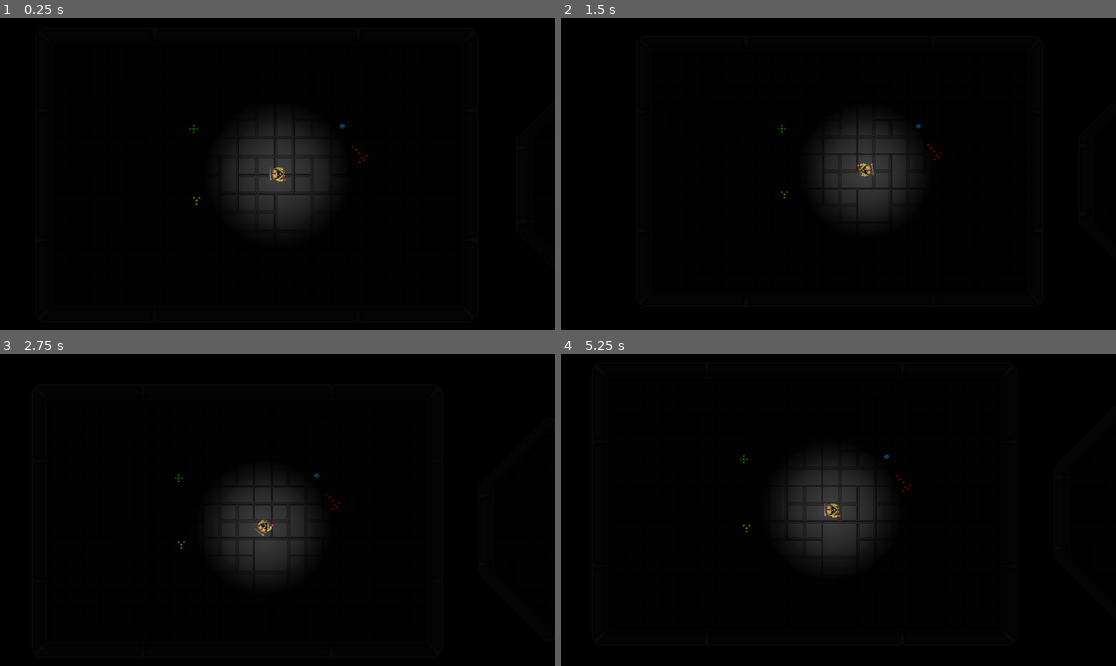
Above: before the commit, frames 1-4 (two rows, left to right).
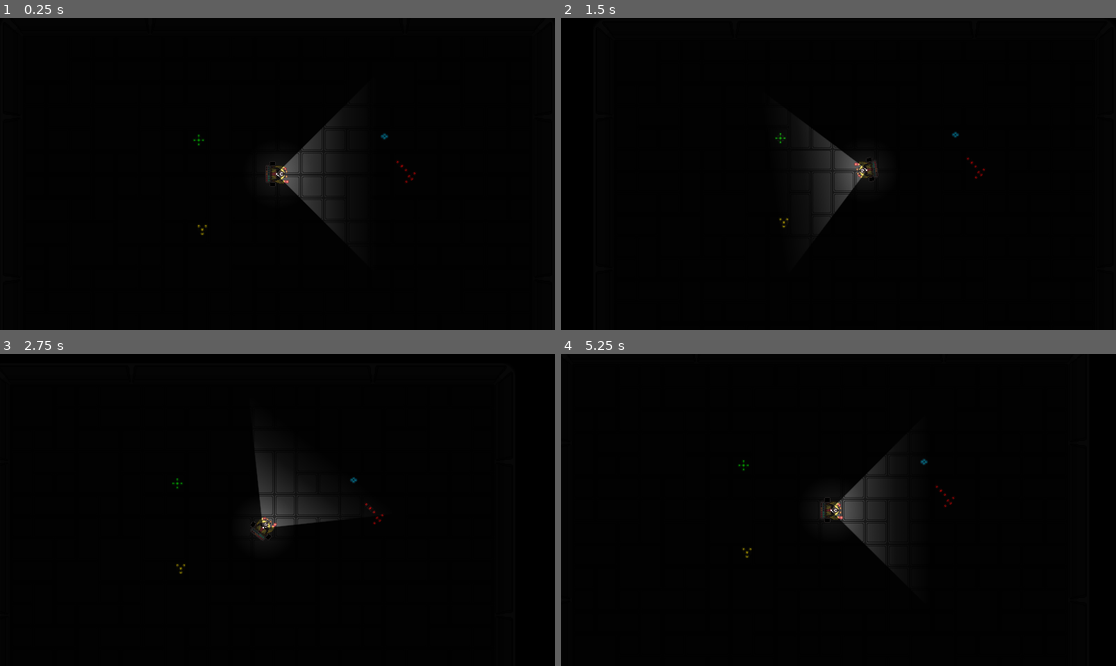
Above: after the commit, the same moments.

Repository: ocarina0001/gameoff-2024
Game: Godot game, scene res://Scenes/Worlds/prototype_world.tscn
The game is run twice, just before and just after one commit, with the same random seed, the same clock (stepped at 60 frames per second) and the same inputs.
Inputs (mouse positions are in pixels of both pictures, inside the frame that each line leads up to):
- Up to frame 1 (0.25 s): no input
- Up to frame 2 (1.5 s): move the mouse to (960, 158) at 0.52 s; tap A (a) at 0.6 s; tap D (d) at 0.8, 1.35 s; tap Enter at 1.25 s; move the mouse to (727, 189) at 1.27 s
- Up to frame 3 (2.75 s): tap S (s) at 1.55, 2.1 s; tap Space at 2 s; move the mouse to (333, 441) at 2.02 s; tap W (w) at 2.3 s
- Up to frame 4 (5.25 s): tap Enter at 2.75, 4.25 s; move the mouse to (810, 572) at 2.77 s; tap W (w) at 2.85 s; tap A (a) at 3.05, 3.6 s; tap Space at 3.5, 5 s; move the mouse to (1005, 556) at 3.52 s; tap D (d) at 3.8, 4.35 s; move the mouse to (672, 463) at 4.27 s; tap S (s) at 4.55 s; move the mouse to (866, 510) at 5.02 s; hold Mouse wheel down (mouse_down) from 5.03 s (still down)

The runs differ from the first frame. In frame 1, 3.2% of the frame differs, in the area x 34-75%, y 32-70%; in frame 2, 2.8%; in frame 3, 2.8%; in frame 4, 3.0%.

Commit message:
better player lighting

Diff:
--- a/Scenes/Camera/camera_V2.gd
+++ b/Scenes/Camera/camera_V2.gd
@@ -7,7 +7,7 @@
 ## The scale at which the camera leans.
 @export var scale_lean : float = 0.1
 ## The max zoom level
-@export var max_zoom : float = 2
+@export var max_zoom : float = 2.5
 ## The minimum zoom level
 @export var min_zoom : float = 1
 ## The zoom factor to control how much zoom changes based on mouse distance
--- a/Scenes/Player/player.gd
+++ b/Scenes/Player/player.gd
@@ -2,43 +2,46 @@
 
 ## The speed of the player.
 @export var speed := 500
-## The sprite of the player.
-@export var animated_sprite : AnimatedSprite2D
 var last_direction : String
 var can_move : bool = true
+var is_moving: bool = false
 
 func get_input():
 	var input_dir := Input.get_vector("a", "d", "w", "s")
 	velocity = input_dir * speed
+	if velocity.length() != 0:
+		is_moving = true
+	else:
+		is_moving = false
 
 	# Animation handler using match
-	match input_dir:
-		Vector2(0, -1): # Up / North
-			animated_sprite.play("walk_north")
-			last_direction = "north"
-		Vector2(0, 1): # Down / South
-			animated_sprite.play("walk_south")
-			last_direction = "south"
-		Vector2(-1, 0): # Left / West
-			animated_sprite.play("walk_east")
-			last_direction = "east"
-			animated_sprite.flip_h = true
-		Vector2(1, 0): # Right / East
-			animated_sprite.play("walk_east")
-			last_direction = "west"
-			animated_sprite.flip_h = false
-		Vector2(0, 0): # Still
-			match last_direction:
-				"north":
-					animated_sprite.play("still_north")
-				"south":
-					animated_sprite.play("still_south")
-				"east":
-					animated_sprite.play("still_east")
-					animated_sprite.flip_h = true
-				"west":
-					animated_sprite.play("still_east")
-					animated_sprite.flip_h = false
+	#match input_dir:
+		#Vector2(0, -1): # Up / North
+			#animated_sprite.play("walk_north")
+			#last_direction = "north"
+		#Vector2(0, 1): # Down / South
+			#animated_sprite.play("walk_south")
+			#last_direction = "south"
+		#Vector2(-1, 0): # Left / West
+			#animated_sprite.play("walk_east")
+			#last_direction = "east"
+			#animated_sprite.flip_h = true
+		#Vector2(1, 0): # Right / East
+			#animated_sprite.play("walk_east")
+			#last_direction = "west"
+			#animated_sprite.flip_h = false
+		#Vector2(0, 0): # Still
+			#match last_direction:
+				#"north":
+					#animated_sprite.play("still_north")
+				#"south":
+					#animated_sprite.play("still_south")
+				#"east":
+					#animated_sprite.play("still_east")
+					#animated_sprite.flip_h = true
+				#"west":
+					#animated_sprite.play("still_east")
+					#animated_sprite.flip_h = false
 
 func _physics_process(delta):
 	if can_move == true:
@@ -48,3 +51,7 @@
 func _process(delta: float) -> void:
 	var direction = get_global_mouse_position() - global_position
 	rotation = direction.angle()
+	if is_moving == true:
+		$Legs.play("moving")
+	else:
+		$Legs.stop()
--- a/Scenes/Player/player.tscn
+++ b/Scenes/Player/player.tscn
@@ -1,36 +1,83 @@
-[gd_scene load_steps=8 format=3 uid="uid://c0j1yllh8jusm"]
+[gd_scene load_steps=14 format=3 uid="uid://dsda7xt2sxfhk"]
 
 [ext_resource type="Script" path="res://Scenes/Player/player.gd" id="1_vy3t3"]
-[ext_resource type="Texture2D" uid="uid://xbodxmy1rlho" path="res://Sprites/player_prototype.png" id="2_8al5j"]
+[ext_resource type="Texture2D" uid="uid://d3sfit15hooeu" path="res://Sprites/legs_sheet.png" id="2_haysr"]
+[ext_resource type="Texture2D" uid="uid://dnep3eo5xq225" path="res://Sprites/body_sheet.png" id="3_7vjk8"]
 [ext_resource type="PackedScene" uid="uid://d1l7gcr2rk64t" path="res://Scenes/Camera/camera.tscn" id="3_anql0"]
+[ext_resource type="Texture2D" uid="uid://beyrar1u2sjvw" path="res://Sprites/heads.png" id="4_ebg8i"]
 
-[sub_resource type="SpriteFrames" id="SpriteFrames_j7qb6"]
+[sub_resource type="AtlasTexture" id="AtlasTexture_rbywr"]
+atlas = ExtResource("2_haysr")
+region = Rect2(64, 0, 32, 32)
+
+[sub_resource type="AtlasTexture" id="AtlasTexture_ga10y"]
+atlas = ExtResource("2_haysr")
+region = Rect2(0, 0, 32, 32)
+
+[sub_resource type="AtlasTexture" id="AtlasTexture_xvynk"]
+atlas = ExtResource("2_haysr")
+region = Rect2(32, 0, 32, 32)
+
+[sub_resource type="SpriteFrames" id="SpriteFrames_q6ybc"]
+animations = [{
+"frames": [{
+"duration": 1.0,
+"texture": SubResource("AtlasTexture_rbywr")
+}, {
+"duration": 1.0,
+"texture": SubResource("AtlasTexture_ga10y")
+}, {
+"duration": 1.0,
+"texture": SubResource("AtlasTexture_rbywr")
+}, {
+"duration": 1.0,
+"texture": SubResource("AtlasTexture_xvynk")
+}],
+"loop": true,
+"name": &"moving",
+"speed": 10.0
+}]
 
 [sub_resource type="RectangleShape2D" id="RectangleShape2D_1nj8b"]
 size = Vector2(44, 44)
 
 [sub_resource type="Gradient" id="Gradient_om33o"]
-offsets = PackedFloat32Array(0.0571429, 0.47619, 0.714286)
-colors = PackedColorArray(1, 1, 1, 1, 0.567742, 0.567742, 0.567742, 1, 0, 0, 0, 1)
+offsets = PackedFloat32Array(0, 0.52381)
+colors = PackedColorArray(1, 1, 1, 1, 0, 0, 0, 1)
 
 [sub_resource type="GradientTexture2D" id="GradientTexture2D_iue1n"]
 gradient = SubResource("Gradient_om33o")
+fill_to = Vector2(1, 1)
+
+[sub_resource type="GradientTexture2D" id="GradientTexture2D_j6n0g"]
+gradient = SubResource("Gradient_om33o")
 fill = 1
 fill_from = Vector2(0.5, 0.5)
+fill_to = Vector2(1, 0.5)
 
-[node name="player" type="CharacterBody2D" node_paths=PackedStringArray("animated_sprite")]
+[node name="player" type="CharacterBody2D"]
 scale = Vector2(0.5, 0.5)
 script = ExtResource("1_vy3t3")
-speed = 200
-animated_sprite = NodePath("AnimatedSprite2D")
+speed = 250
 
-[node name="AnimatedSprite2D" type="AnimatedSprite2D" parent="."]
-sprite_frames = SubResource("SpriteFrames_j7qb6")
-
-[node name="Sprite2D" type="Sprite2D" parent="."]
+[node name="Legs" type="AnimatedSprite2D" parent="."]
 rotation = -1.57079
 scale = Vector2(2, 2)
-texture = ExtResource("2_8al5j")
+sprite_frames = SubResource("SpriteFrames_q6ybc")
+animation = &"moving"
+frame_progress = 0.597704
+
+[node name="Body" type="Sprite2D" parent="."]
+rotation = -1.57079
+scale = Vector2(2, 2)
+texture = ExtResource("3_7vjk8")
+
+[node name="Head" type="Sprite2D" parent="."]
+rotation = -1.57079
+scale = Vector2(2, 2)
+texture = ExtResource("4_ebg8i")
+region_enabled = true
+region_rect = Rect2(0, 0, 32, 32)
 
 [node name="CollisionShape2D" type="CollisionShape2D" parent="."]
 position = Vector2(0, 2)
@@ -40,14 +87,25 @@
 target = NodePath("..")
 
 [node name="ShadeLight" type="PointLight2D" parent="."]
-scale = Vector2(8, 8)
+position = Vector2(266, -1.90735e-06)
+rotation = -0.785398
+scale = Vector2(6, 6)
 energy = 0.8
 shadow_enabled = true
 shadow_filter_smooth = 16.0
 texture = SubResource("GradientTexture2D_iue1n")
 
 [node name="ShadelessLight" type="PointLight2D" parent="."]
-scale = Vector2(6, 6)
-energy = 0.4
+position = Vector2(176, 0)
+rotation = -0.785398
+scale = Vector2(4, 4)
+energy = 0.8
 shadow_filter_smooth = 16.0
 texture = SubResource("GradientTexture2D_iue1n")
+
+[node name="SelfLight" type="PointLight2D" parent="."]
+position = Vector2(6.10352e-05, 1.13687e-13)
+scale = Vector2(6, 6)
+energy = 0.5
+shadow_filter_smooth = 16.0
+texture = SubResource("GradientTexture2D_j6n0g")
--- a/Scenes/Player/player_spriterot_test.tscn
+++ /dev/null
@@ -1,69 +0,0 @@
-[gd_scene load_steps=10 format=3 uid="uid://dsda7xt2sxfhk"]
-
-[ext_resource type="Script" path="res://Scenes/Player/player.gd" id="1_nxusu"]
-[ext_resource type="Texture2D" uid="uid://d3sfit15hooeu" path="res://Sprites/legs_sheet.png" id="2_htpgs"]
-[ext_resource type="PackedScene" uid="uid://d1l7gcr2rk64t" path="res://Scenes/Camera/camera.tscn" id="3_bftnj"]
-[ext_resource type="Texture2D" uid="uid://dnep3eo5xq225" path="res://Sprites/body_sheet.png" id="3_yot0p"]
-[ext_resource type="Texture2D" uid="uid://beyrar1u2sjvw" path="res://Sprites/heads.png" id="4_og5r7"]
-
-[sub_resource type="SpriteFrames" id="SpriteFrames_j7qb6"]
-
-[sub_resource type="RectangleShape2D" id="RectangleShape2D_1nj8b"]
-size = Vector2(44, 44)
-
-[sub_resource type="Gradient" id="Gradient_om33o"]
-offsets = PackedFloat32Array(0.0571429, 0.47619, 0.714286)
-colors = PackedColorArray(1, 1, 1, 1, 0.567742, 0.567742, 0.567742, 1, 0, 0, 0, 1)
-
-[sub_resource type="GradientTexture2D" id="GradientTexture2D_iue1n"]
-gradient = SubResource("Gradient_om33o")
-fill = 1
-fill_from = Vector2(0.5, 0.5)
-
-[node name="player" type="CharacterBody2D" node_paths=PackedStringArray("animated_sprite")]
-scale = Vector2(0.5, 0.5)
-script = ExtResource("1_nxusu")
-speed = 200
-animated_sprite = NodePath("AnimatedSprite2D")
-
-[node name="AnimatedSprite2D" type="AnimatedSprite2D" parent="."]
-sprite_frames = SubResource("SpriteFrames_j7qb6")
-
-[node name="legs_sprite" type="Sprite2D" parent="."]
-rotation = -1.57079
-scale = Vector2(2, 2)
-texture = ExtResource("2_htpgs")
-region_enabled = true
-region_rect = Rect2(64, 0, 32, 32)
-
-[node name="body_sprite" type="Sprite2D" parent="."]
-rotation = -1.57079
-scale = Vector2(2, 2)
-texture = ExtResource("3_yot0p")
-
-[node name="head_sprite" type="Sprite2D" parent="."]
-rotation = -1.57079
-scale = Vector2(2, 2)
-texture = ExtResource("4_og5r7")
-region_enabled = true
-region_rect = Rect2(0, 0, 32, 32)
-
-[node name="CollisionShape2D" type="CollisionShape2D" parent="."]
-position = Vector2(0, 2)
-shape = SubResource("RectangleShape2D_1nj8b")
-
-[node name="Camera" parent="." node_paths=PackedStringArray("target") instance=ExtResource("3_bftnj")]
-target = NodePath("..")
-
-[node name="ShadeLight" type="PointLight2D" parent="."]
-scale = Vector2(8, 8)
-energy = 0.8
-shadow_enabled = true
-shadow_filter_smooth = 16.0
-texture = SubResource("GradientTexture2D_iue1n")
-
-[node name="ShadelessLight" type="PointLight2D" parent="."]
-scale = Vector2(6, 6)
-energy = 0.4
-shadow_filter_smooth = 16.0
-texture = SubResource("GradientTexture2D_iue1n")
--- a/Scenes/Worlds/prototype_world.tscn
+++ b/Scenes/Worlds/prototype_world.tscn
@@ -161,9 +161,6 @@
 tile_map_data = PackedByteArray("AAD0//z/AwAGAAMAAAD0//3/AwAGAAIAAAD0//7/AwAGAAMAAAD0////AwAGAAMAAAD0/wAAAwAGAAMAAAD0/w …(8576 unchanged characters)…
 tile_set = SubResource("TileSet_3elbs")
 
-[node name="player" parent="." instance=ExtResource("1_m54wk")]
-position = Vector2(36, 31)
-
 [node name="Shield" parent="." instance=ExtResource("3_8u2pn")]
 position = Vector2(-104, 77)
 
@@ -178,3 +175,5 @@
 
 [node name="Oxygen" parent="." instance=ExtResource("7_x2mvb")]
 position = Vector2(148, -52)
+
+[node name="player" parent="." instance=ExtResource("1_m54wk")]
Not shown: 1 places in Scenes/Worlds/prototype_world.tscn that only renumber resources
